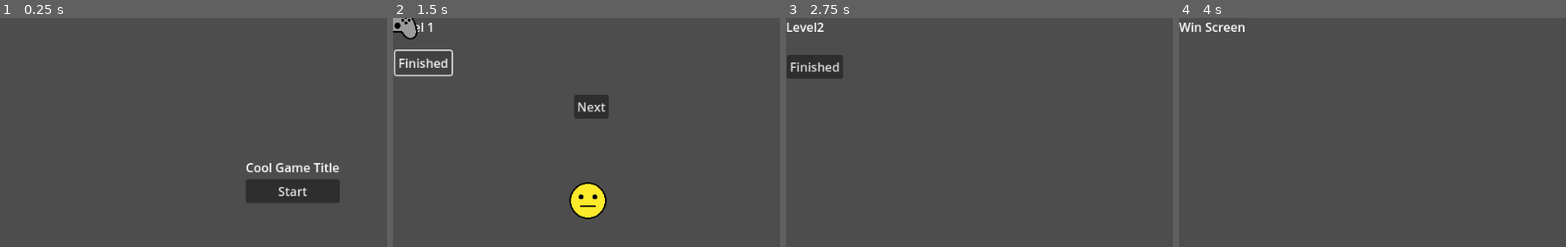
Above: before the commit, frames 1-4 (left to right).
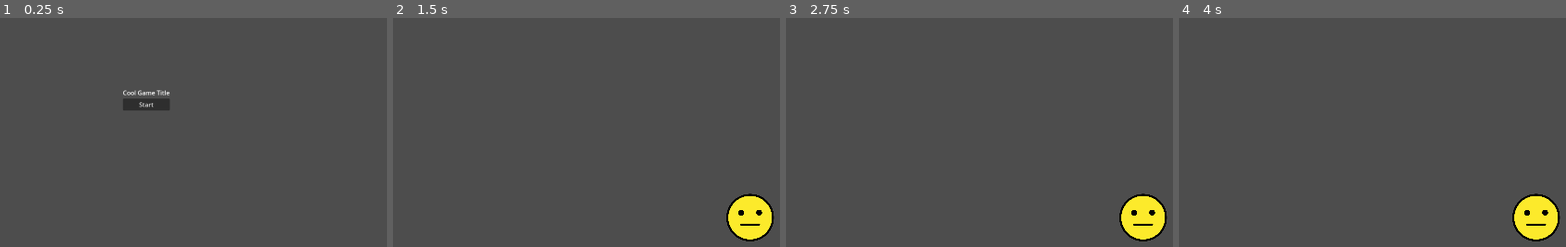
Above: after the commit, the same moments.

Repository: kothead/ggj24
Game: Godot game, scene res://Screens/TitleScreen.tscn
The game is run twice, just before and just after one commit, with the same random seed, the same clock (stepped at 60 frames per second) and the same inputs.
Inputs (mouse positions are in pixels of both pictures, inside the frame that each line leads up to):
- Up to frame 1 (0.25 s): no input
- Up to frame 2 (1.5 s): click "Start" at 0.5 s; click (423, 63) at 1.25 s, where only the run before the commit has a clickable "Finished"
- Up to frame 3 (2.75 s): click (983, 107) at 2 s, where only the run before the commit has a clickable "Next"
- Up to frame 4 (4 s): click (1206, 66) at 2.75 s, where only the run before the commit has a clickable "Finished"; click (1376, 107) at 3.5 s, where only the run before the commit has a clickable "Next"

The runs differ from the first frame. In frame 1, 3.6% of the frame differs, in the area x 31-88%, y 31-81%; in frame 2, 5.2%, in the area x 0-99%, y 0-98%; in frame 3, 3.5%; in frame 4, 2.4%.

Commit message:
Base level and smile

Diff:
--- a/Levels/BaseLevel.gd
+++ /dev/null
@@ -1,13 +0,0 @@
-extends Node2D
-
-signal level_complited
-
-
-# Called when the node enters the scene tree for the first time.
-func _ready() -> void:
-	pass # Replace with function body.
-
-
-# Called every frame. 'delta' is the elapsed time since the previous frame.
-func _process(delta: float) -> void:
-	pass
--- a/Levels/BaseLevel.tscn
+++ /dev/null
@@ -1,10 +0,0 @@
-[gd_scene load_steps=2 format=3 uid="uid://rac55nhgk6gg"]
-
-[ext_resource type="Script" path="res://Levels/BaseLevel.gd" id="1_otcxu"]
-
-[node name="BaseLevel" type="Node2D"]
-script = ExtResource("1_otcxu")
-
-[node name="Button" type="Button" parent="."]
-offset_right = 8.0
-offset_bottom = 8.0
--- /dev/null
+++ b/Levels/Level.tscn
@@ -0,0 +1,9 @@
+[gd_scene load_steps=3 format=3 uid="uid://dsbnunacmodoc"]
+
+[ext_resource type="PackedScene" uid="uid://c633s7nk7hc4w" path="res://Levels/ParentLevel.tscn" id="1_scjbx"]
+[ext_resource type="PackedScene" uid="uid://emck8rhwpv3t" path="res://Objects/PokerFace.tscn" id="2_axw2m"]
+
+[node name="Level" instance=ExtResource("1_scjbx")]
+
+[node name="BaseSmile" parent="." index="1" instance=ExtResource("2_axw2m")]
+position = Vector2(927, 520)
--- a/Levels/Level1.tscn
+++ /dev/null
@@ -1,77 +0,0 @@
-[gd_scene load_steps=7 format=3 uid="uid://c633s7nk7hc4w"]
-
-[ext_resource type="Script" path="res://Levels/level_1.gd" id="1_sqsdf"]
-[ext_resource type="PackedScene" uid="uid://b4go3ap0ka8qe" path="res://Objects/BaseSmile.tscn" id="2_6gosq"]
-
-[sub_resource type="RectangleShape2D" id="RectangleShape2D_ewshy"]
-size = Vector2(221.5, 638)
-
-[sub_resource type="RectangleShape2D" id="RectangleShape2D_xyf56"]
-size = Vector2(960.75, 106.5)
-
-[sub_resource type="RectangleShape2D" id="RectangleShape2D_thahg"]
-size = Vector2(104, 652.5)
-
-[sub_resource type="RectangleShape2D" id="RectangleShape2D_ny22w"]
-size = Vector2(996.75, 103)
-
-[node name="Level" type="Node2D"]
-script = ExtResource("1_sqsdf")
-
-[node name="Level" type="Node2D" parent="."]
-
-[node name="Label" type="Label" parent="Level"]
-offset_right = 40.0
-offset_bottom = 23.0
-text = "Level 1"
-
-[node name="NextOverlay" type="Node2D" parent="."]
-
-[node name="Button" type="Button" parent="NextOverlay"]
-offset_left = 3.0
-offset_top = 43.0
-offset_right = 76.0
-offset_bottom = 74.0
-text = "Finished"
-
-[node name="BaseSmile" parent="." instance=ExtResource("2_6gosq")]
-position = Vector2(253, 238)
-image_path = "res://Assets/Images/1F610_color.png"
-
-[node name="Walls" type="Node2D" parent="."]
-position = Vector2(-108, 276)
-
-[node name="LeftWall" type="StaticBody2D" parent="Walls"]
-position = Vector2(361, -38)
-collision_layer = 2
-
-[node name="CollisionShape2D" type="CollisionShape2D" parent="Walls/LeftWall"]
-position = Vector2(-361, 38)
-shape = SubResource("RectangleShape2D_ewshy")
-
-[node name="TopWall" type="StaticBody2D" parent="Walls"]
-collision_layer = 2
-
-[node name="CollisionShape2D" type="CollisionShape2D" parent="Walls/TopWall"]
-position = Vector2(587.625, -330.75)
-shape = SubResource("RectangleShape2D_xyf56")
-
-[node name="RightWall" type="StaticBody2D" parent="Walls"]
-collision_layer = 2
-
-[node name="CollisionShape2D" type="CollisionShape2D" parent="Walls/RightWall"]
-position = Vector2(1121, -30)
-shape = SubResource("RectangleShape2D_thahg")
-
-[node name="BottomWall" type="StaticBody2D" parent="Walls"]
-collision_layer = 2
-
-[node name="CollisionShape2D" type="CollisionShape2D" parent="Walls/BottomWall"]
-position = Vector2(593, 314)
-shape = SubResource("RectangleShape2D_ny22w")
-
-[node name="BaseSmile2" parent="." instance=ExtResource("2_6gosq")]
-image_path = "res://Assets/Images/1F3AE_color.png"
-
-[connection signal="pressed" from="NextOverlay/Button" to="." method="_on_button_pressed"]
-[connection signal="intersected" from="BaseSmile" to="." method="_on_base_smile_intersected"]
--- a/Levels/Level2.tscn
+++ b/Levels/Level2.tscn
@@ -1,6 +1,7 @@
-[gd_scene load_steps=2 format=3 uid="uid://dgvqlp5fd0150"]
+[gd_scene load_steps=3 format=3 uid="uid://dgvqlp5fd0150"]
 
 [ext_resource type="Script" path="res://Levels/Level2.gd" id="1_hvx4c"]
+[ext_resource type="PackedScene" uid="uid://c633s7nk7hc4w" path="res://Levels/ParentLevel.tscn" id="2_tr3uf"]
 
 [node name="Level2" type="Node2D"]
 script = ExtResource("1_hvx4c")
@@ -17,4 +18,6 @@
 offset_bottom = 79.0
 text = "Finished"
 
+[node name="Level" parent="." instance=ExtResource("2_tr3uf")]
+
 [connection signal="pressed" from="Button" to="." method="_on_button_pressed"]
--- a/Levels/level_1.gd
+++ b/Levels/ParentLevel.gd
@@ -1,5 +1,5 @@
 extends Node2D
-
+class_name Level
 
 signal level_completed
 
--- /dev/null
+++ b/Levels/ParentLevel.tscn
@@ -0,0 +1,50 @@
+[gd_scene load_steps=6 format=3 uid="uid://c633s7nk7hc4w"]
+
+[ext_resource type="Script" path="res://Levels/ParentLevel.gd" id="1_hlap0"]
+
+[sub_resource type="RectangleShape2D" id="RectangleShape2D_ewshy"]
+size = Vector2(221.5, 1244)
+
+[sub_resource type="RectangleShape2D" id="RectangleShape2D_xyf56"]
+size = Vector2(1966.75, 106.5)
+
+[sub_resource type="RectangleShape2D" id="RectangleShape2D_thahg"]
+size = Vector2(104, 1151.25)
+
+[sub_resource type="RectangleShape2D" id="RectangleShape2D_ny22w"]
+size = Vector2(2005.38, 103)
+
+[node name="Level" type="Node2D"]
+script = ExtResource("1_hlap0")
+
+[node name="Walls" type="Node2D" parent="."]
+position = Vector2(-108, 276)
+
+[node name="LeftWall" type="StaticBody2D" parent="Walls"]
+position = Vector2(361, -38)
+collision_layer = 2
+
+[node name="CollisionShape2D" type="CollisionShape2D" parent="Walls/LeftWall"]
+position = Vector2(-361, 341)
+shape = SubResource("RectangleShape2D_ewshy")
+
+[node name="TopWall" type="StaticBody2D" parent="Walls"]
+collision_layer = 2
+
+[node name="CollisionShape2D" type="CollisionShape2D" parent="Walls/TopWall"]
+position = Vector2(1090.63, -330.75)
+shape = SubResource("RectangleShape2D_xyf56")
+
+[node name="RightWall" type="StaticBody2D" parent="Walls"]
+collision_layer = 2
+
+[node name="CollisionShape2D" type="CollisionShape2D" parent="Walls/RightWall"]
+position = Vector2(2080, 242.375)
+shape = SubResource("RectangleShape2D_thahg")
+
+[node name="BottomWall" type="StaticBody2D" parent="Walls"]
+collision_layer = 2
+
+[node name="CollisionShape2D" type="CollisionShape2D" parent="Walls/BottomWall"]
+position = Vector2(1093.31, 858)
+shape = SubResource("RectangleShape2D_ny22w")
--- a/Objects/BaseSmile.gd
+++ b/Objects/BaseSmile.gd
@@ -1,4 +1,5 @@
 extends CharacterBody2D
+class_name Smile
 
 const TIME_TO_DROP_WITHOUT_MOUSE = 0.2
 const SHAKE_TIME = 0.5
@@ -24,9 +25,7 @@
 signal stop_shaking(body: Node)
 
 func _ready() -> void:
-	var new_texture = load(image_path)
-	sprite_2d.set_texture(new_texture)
-	scale = Vector2(0.116, 0.116)
+	scale = Vector2(0.3, 0.3)
 	previous_position = position
 
 
--- a/Objects/CharacterBody2D.gd
+++ /dev/null
@@ -1,42 +0,0 @@
-extends CharacterBody2D
-
-
-var is_dragging = false
-var draggable = false
-
-signal dragsignal
-
-func _ready() -> void:
-	dragsignal.connect(_set_drag)
-
-
-func _process(delta: float) -> void:
-	if is_dragging:
-		var mousepos = get_global_mouse_position()
-		self.position = Vector2(mousepos.x, mousepos.y)
-
-
-func _set_drag():
-	is_dragging = !is_dragging
-
-
-func _input_event(viewport: Viewport, event: InputEvent, shape_idx: int) -> void:
-	if event is InputEventMouseButton:
-		if event.button_index == MOUSE_BUTTON_LEFT and event.pressed:
-			emit_signal("dragsignal")
-		elif event.button_index == MOUSE_BUTTON_LEFT and !event.pressed:
-			emit_signal("dragsignal")
-
-
-
-
-func _on_mouse_entered() -> void:
-	if not global.is_dragging:
-		draggable = true
-		scale = Vector2(1.05, 1.05)
-
-
-func _on_mouse_exited() -> void:
-	if not global.is_dragging:
-		draggable = false
-		scale = Vector2(1, 1)
--- a/Objects/ColorPickerButton.gd
+++ /dev/null
@@ -1,19 +0,0 @@
-extends ColorPickerButton
-
-
-func _get_drag_data(_pos):
-	# Use another colorpicker as drag preview.
-	var cpb = ColorPickerButton.new()
-	cpb.color = color
-	cpb.rect_size = Vector2(50, 50)
-	set_drag_preview(cpb)
-	# Return color as drag data.
-	return color
-
-
-func _can_drop_data(_pos, data):
-	return typeof(data) == TYPE_COLOR
-
-
-func _drop_data(_pos, data):
-	color = data
--- a/Objects/Control.gd
+++ /dev/null
@@ -1,22 +0,0 @@
-extends Control
-
-
-# Called when the node enters the scene tree for the first time.
-func _ready() -> void:
-	pass # Replace with function body.
-
-
-# Called every frame. 'delta' is the elapsed time since the previous frame.
-func _process(delta: float) -> void:
-	pass
-
-
-func _get_drag_data(_position):
-	print(_position)
-
-# Control that can be dragged to
-func _can_drop_data(at_position:Vector2, data:Variant)->bool:
-	return false
-
-func _drop_data(at_position:Vector2, data:Variant)->void:
-	pass
--- /dev/null
+++ b/Objects/PokerFace.tscn
@@ -0,0 +1,5 @@
+[gd_scene load_steps=2 format=3 uid="uid://emck8rhwpv3t"]
+
+[ext_resource type="PackedScene" uid="uid://b4go3ap0ka8qe" path="res://Objects/BaseSmile.tscn" id="1_n72mx"]
+
+[node name="BaseSmile" instance=ExtResource("1_n72mx")]
--- a/Screens/GameScreen.gd
+++ b/Screens/GameScreen.gd
@@ -9,7 +9,7 @@
 var current_level: Node2D = null
 
 var levels: Array = [
-	preload("res://Levels/Level1.tscn"),
+	preload("res://Levels/Level.tscn"),
 	preload("res://Levels/Level2.tscn")
 ]
 
--- a/project.godot
+++ b/project.godot
@@ -21,5 +21,6 @@
 
 [display]
 
-window/size/viewport_width=960
-window/size/viewport_height=540
+window/size/viewport_width=1920
+window/size/viewport_height=1080
+window/size/mode=3
